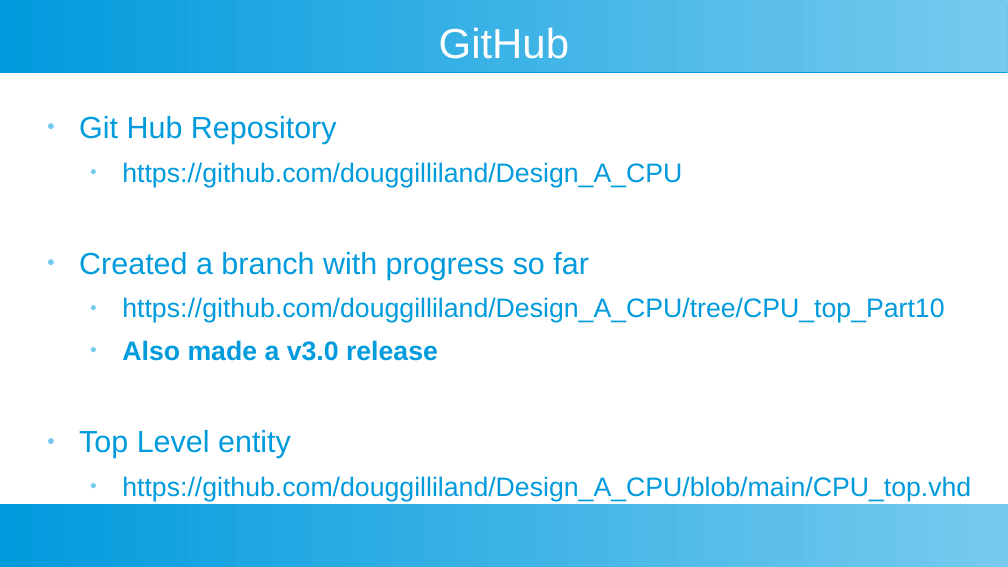
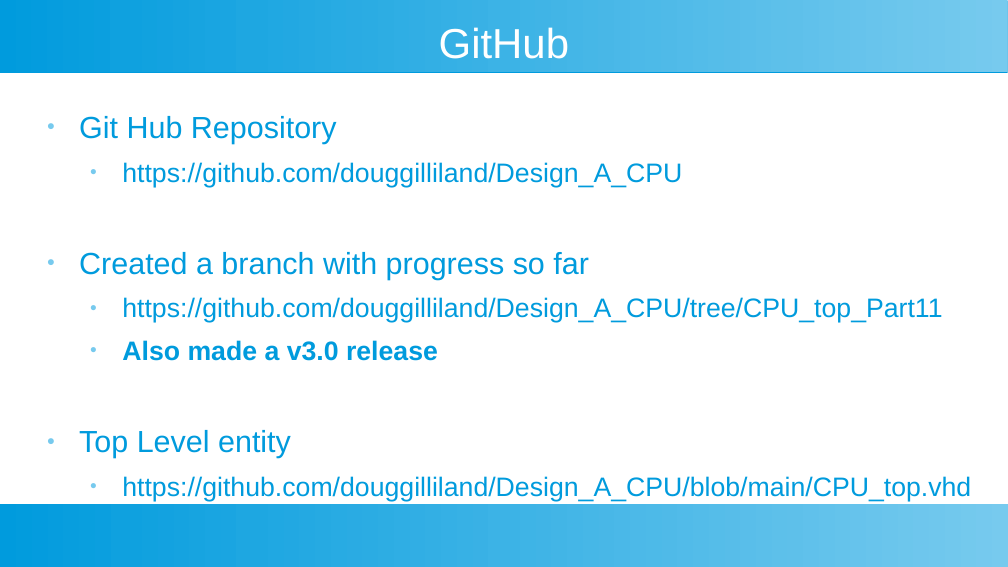
Before and after one commit to douggilliland/Design_A_CPU, a slide deck: slide 18 of Docs/DIY-FPGA-Computer-11_RefacoringInstructions.odp. Drawn at 1008x567 pixels with LibreOffice and Linux fonts; fonts in the diff are those of the drawing. Boxes give left, top, right and bottom in pixels: in the first picture for what was removed or moved away, otherwise in the second. Text is boxed around its words. In the diff, an @@ line names an element or a change of style, - is before the commit and + after.

```diff
--- a/Docs/DIY-FPGA-Computer-11_RefacoringInstructions.odp
+++ b/Docs/DIY-FPGA-Computer-11_RefacoringInstructions.odp
@@ text at (x1=122, y1=297, x2=942, y2=323): text changed @@
-  ● https://github.com/douggilliland/Design_A_CPU/tree/CPU_top_Part10
+  ● https://github.com/douggilliland/Design_A_CPU/tree/CPU_top_Part11
```
